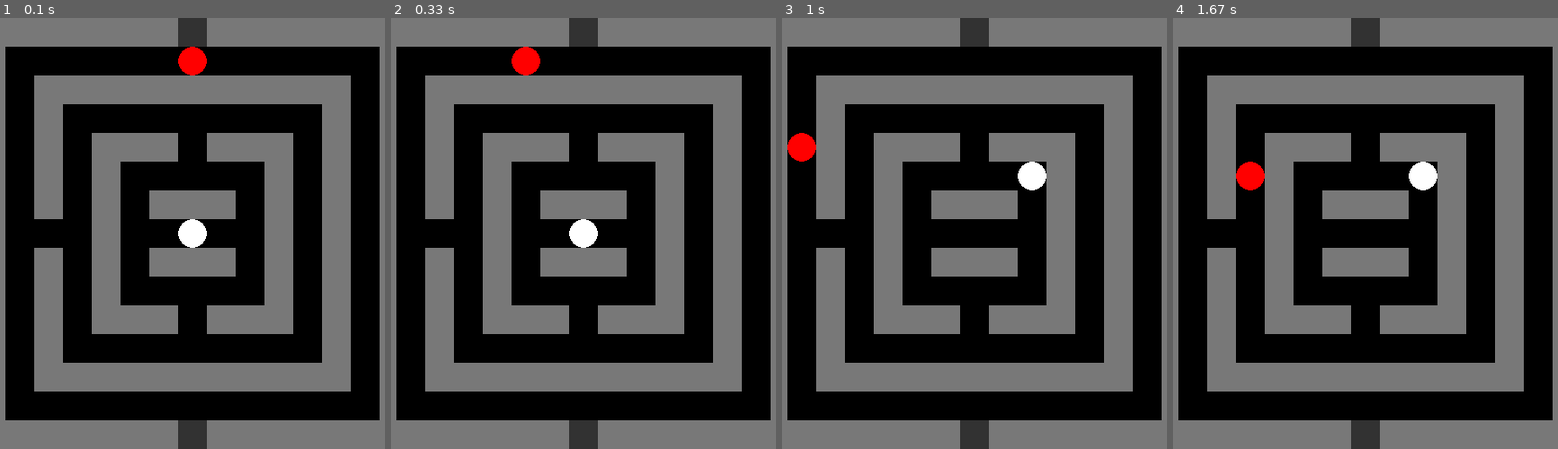
Above: before the commit, frames 1-4 (left to right).
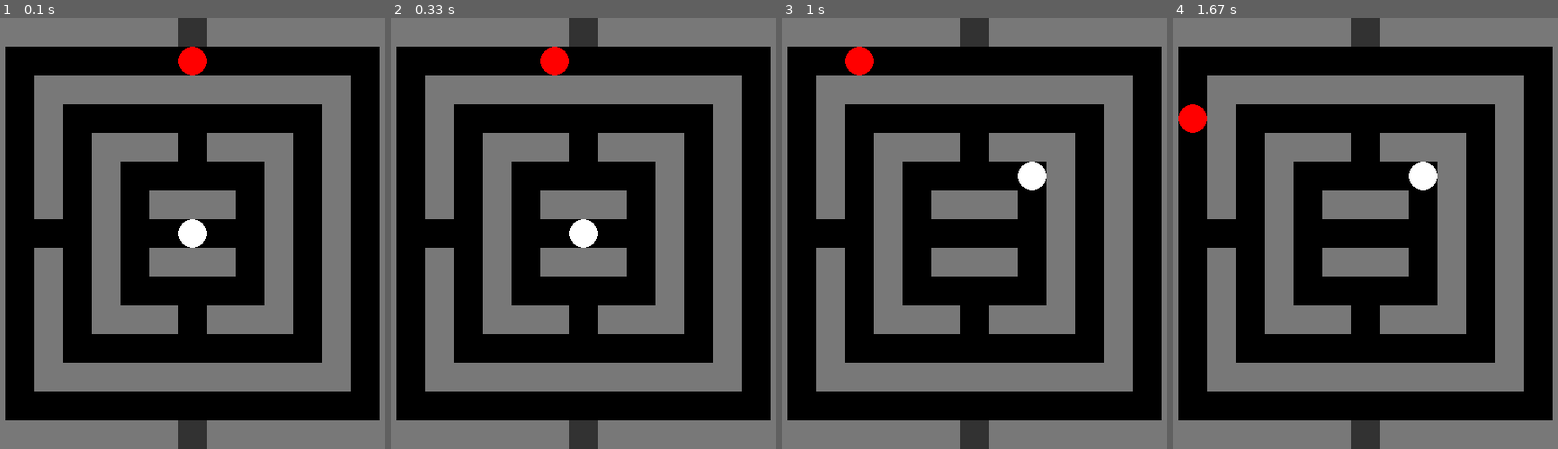
Above: after the commit, the same moments.

Repository: Anechka456/PyGame_project
Game: pygame game, started from pak_man.py
Same seed, same stepped clock (60 frames per second), same inputs: the game is played once before the commit and once after it.
Inputs:
- Up to frame 1 (0.1 s): no input
- Up to frame 2 (0.33 s): no input
- Up to frame 3 (1 s): hold Right 0.33-0.8 s; hold Up from 0.83 s (still down)
- Up to frame 4 (1.67 s): release Up at 1.13 s; hold Right 1.17-1.63 s

Frame 1 is identical in both runs. In frame 2, 0.8% of the frame differs, in the area x 31-47%, y 6-14%; in frame 3, 0.8%; in frame 4, 0.8%.

Commit message:
puk призрак не работает

Diff:
--- a/pak_man.py
+++ b/pak_man.py
@@ -75,7 +75,7 @@
 class Enemy:
     def __init__(self, position):
         self.x, self.y = position
-        self.delay = 100
+        self.delay = 200
         pygame.time.set_timer(ENEMY_EVENT_TYPE, self.delay)
 
     def get_position(self):
